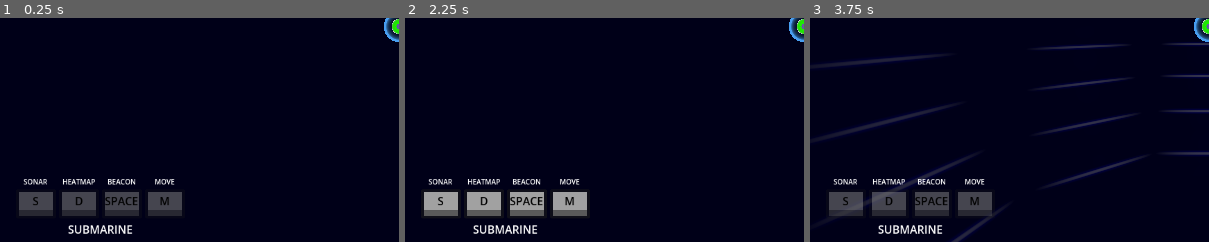
Above: before the commit, frames 1-3 (left to right).
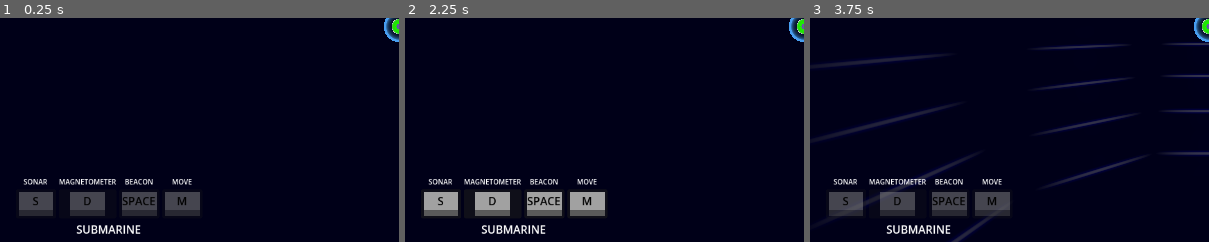
Above: after the commit, the same moments.

Repository: squirrelsoftcompany/LD57
Game: Godot game, scene res://Scenes/test_scene.tscn
Same seed, same stepped clock (60 frames per second), same inputs: the game is played once before the commit and once after it.
Inputs (mouse positions are % of the whole screen's width and height, from its top left):
- Up to frame 1 (0.25 s): no input
- Up to frame 2 (2.25 s): click "H" at 0.5 s; click "H" at 1.25 s; click "H" at 2 s
- Up to frame 3 (3.75 s): click "S" at 2.75 s; tap Enter at 3.5 s; move the mouse to (72, 45) at 3.52 s; tap Space (mi_launch) at 3.6 s; click (72, 45) at 3.67 s
The pictures show only the part of the screen within x 0-50%, y 48-98%; the shares and areas given below are measured in that part.

The runs differ from the first frame. In frame 1, 3.2% of the frame differs, in the area x 14-51%, y 71-97%; in frame 2, 3.3%; in frame 3, 3.2%.
Error after the commit: Invalid assignment of property or key 'multimesh' with value of type 'MultiMesh' on a base object of type 'null instance'. (res://Scripts/Foes/foes_visu.gd:16)

Commit message:
functional magnetometer

Diff:
--- a/Scenes/Foes/mine.tscn
+++ b/Scenes/Foes/mine.tscn
@@ -2,12 +2,12 @@
 
 [ext_resource type="Script" uid="uid://bvrge511tdlao" path="res://Scripts/Foes/mine.gd" id="1_qtsk4"]
 [ext_resource type="Script" uid="uid://dfkgrkkemn2lq" path="res://Scripts/Foes/foes_visu.gd" id="1_tyfw0"]
-[ext_resource type="Material" uid="uid://canc04kko8af6" path="res://Material/mine.tres" id="2_1rt2h"]
+[ext_resource type="Material" uid="uid://dmg37doa3e5j6" path="res://Material/sonar_return.tres" id="2_sw1bi"]
 [ext_resource type="AudioStream" uid="uid://l4a5jgkmlffj" path="res://SFX/Explosion.mp3" id="4_1rt2h"]
 [ext_resource type="Shader" uid="uid://cgnr3y6wl70ya" path="res://Material/Shader/Aura.tres" id="5_sw1bi"]
 
 [sub_resource type="BoxMesh" id="BoxMesh_sw1bi"]
-material = ExtResource("2_1rt2h")
+material = ExtResource("2_sw1bi")
 
 [sub_resource type="MultiMesh" id="MultiMesh_qtsk4"]
 transform_format = 1
@@ -31,10 +31,17 @@
 script = ExtResource("1_qtsk4")
 
 [node name="MultiMeshInstance3D" type="MultiMeshInstance3D" parent="."]
-transform = Transform3D(0.1, 0, 0, 0, 0.1, 0, 0, 0, 0.1, 0, 0, 0)
+transform = Transform3D(0.5, 0, 0, 0, 0.5, 0, 0, 0, 0.5, 0, 0, 0)
+layers = 8
 cast_shadow = 0
 multimesh = SubResource("MultiMesh_qtsk4")
 script = ExtResource("1_tyfw0")
+cube_count = 20
+
+[node name="MultiMeshInstance3D2" type="MultiMeshInstance3D" parent="MultiMeshInstance3D"]
+layers = 4
+cast_shadow = 0
+multimesh = SubResource("MultiMesh_qtsk4")
 
 [node name="Area3D" type="Area3D" parent="." groups=["Mine"]]
 
@@ -46,6 +53,7 @@
 volume_db = -9.0
 
 [node name="Aura" type="MeshInstance3D" parent="."]
+layers = 8
 material_override = SubResource("ShaderMaterial_rphas")
 mesh = SubResource("SphereMesh_ypq41")
 skeleton = NodePath("../MultiMeshInstance3D")
--- a/Scenes/GUI/gui.tscn
+++ b/Scenes/GUI/gui.tscn
@@ -21,6 +21,12 @@
 
 [sub_resource type="Shortcut" id="Shortcut_jtdjp"]
 events = [SubResource("InputEventAction_b4lgj")]
+
+[sub_resource type="InputEventAction" id="InputEventAction_p8y2k"]
+action = &"scan_magnet"
+
+[sub_resource type="Shortcut" id="Shortcut_wfw4l"]
+events = [SubResource("InputEventAction_p8y2k")]
 
 [sub_resource type="InputEventAction" id="InputEventAction_jyhc4"]
 action = &"mi_toggle"
@@ -136,7 +142,8 @@
 [node name="HeatmapButton" parent="Control/VBoxContainer/HBoxContainer" instance=ExtResource("2_gm40n")]
 layout_mode = 2
 key = "D"
-help = "HEATMAP"
+help = "MAGNETOMETER"
+shortcut = SubResource("Shortcut_wfw4l")
 ask_signal_name = "ask_heatmap"
 metadata/_edit_use_anchors_ = true
 
--- a/Scenes/submarine.tscn
+++ b/Scenes/submarine.tscn
@@ -80,10 +80,17 @@
 
 [node name="OmniLight3D" type="OmniLight3D" parent="."]
 light_energy = 2.0
+light_cull_mask = 4294967287
 shadow_enabled = true
+shadow_caster_mask = 4294967287
 omni_range = 50.0
 omni_attenuation = 0.1
 script = ExtResource("3_je60v")
+
+[node name="Magnetometer" type="OmniLight3D" parent="OmniLight3D"]
+light_cull_mask = 4294967291
+shadow_enabled = true
+omni_range = 0.0
 
 [node name="ShaderGlobalsOverride" type="ShaderGlobalsOverride" parent="."]
 params/sonar_layer = Vector2(10, -10)
--- a/Scripts/Autoload/Archive.gd
+++ b/Scripts/Autoload/Archive.gd
@@ -5,8 +5,13 @@
 enum SonarState {
 	SONAR_NONE,
 	SONAR_MINI,
-	SONAR_HUGE,
-	MAGNET
+	SONAR_HUGE
+}
+
+
+enum MagnetState {
+	ON,
+	OFF
 }
 
 
@@ -17,6 +22,7 @@
 	var player_position:Vector3
 	var player_rotation:Vector3
 	var sonar_state := SonarState.SONAR_NONE
+	var magnet_state := MagnetState.OFF
 
 
 signal tp_cleared()
@@ -31,6 +37,7 @@
 	GlobalEventHolder.connect("player_start_moving", func(_x, _y): self._leave_last_timepoint())
 	GlobalEventHolder.connect("player_finish_moving", add_timepoint)
 	GlobalEventHolder.connect("player_finish_scanning", _on_player_finish_scanning)
+	GlobalEventHolder.connect("player_finish_heatmap", _on_player_finish_heatmap)
 	pass
 
 
@@ -38,6 +45,9 @@
 	if sonar_state == Archive.SonarState.SONAR_NONE: return # ignore this one its used only for animation
 	update_last_timepoint_sonar_state(sonar_state)
 
+func _on_player_finish_heatmap(magnet_state: Archive.MagnetState):
+	if magnet_state == Archive.MagnetState.OFF: return # ignore this one its used only for animation
+	update_last_timepoint_magnet_state(magnet_state)
 
 func clear():
 	_archive.clear()
@@ -81,11 +91,18 @@
 
 func update_last_timepoint_sonar_state(sonar_state: Archive.SonarState):
 	if _archive.is_empty():
-		push_error("Trying to update last timepoint but _archive is empty")
+		push_error("Trying to update sonar in last timepoint but _archive is empty")
 		return
 	var back_tp := _archive.back() as TimePoint
 	back_tp.sonar_state = sonar_state
 
+
+func update_last_timepoint_magnet_state(magnet_state: Archive.MagnetState):
+	if _archive.is_empty():
+		push_error("Trying to update magnet in last timepoint but _archive is empty")
+		return
+	var back_tp := _archive.back() as TimePoint
+	back_tp.magnet_state = magnet_state
 
 func get_timepoint_by_index(idx : int) -> TimePoint:
 	if idx < 0:
--- a/Scripts/Autoload/EventHolder.gd
+++ b/Scripts/Autoload/EventHolder.gd
@@ -13,6 +13,9 @@
 #scanner
 signal player_start_scanning(state: Archive.SonarState)
 signal player_finish_scanning(state: Archive.SonarState)
+#heatmap
+signal player_start_heatmap(state: Archive.MagnetState)
+signal player_finish_heatmap(state: Archive.MagnetState)
 #ask
 @warning_ignore("unused_signal")
 signal ask_sonar()
@@ -44,6 +47,7 @@
 var _navigating_archive := false
 var _scanning := false
 var _asking_beacon := false
+var _heatmap := false
 
 
 func CanMove() -> bool: return !_moving and !_navigating_archive and !_scanning and !_asking_beacon
@@ -59,5 +63,7 @@
 	connect("player_quit_navigating_archive", func(_x, _y): _navigating_archive = false)
 	connect("player_start_scanning", func(_x): _scanning = true)
 	connect("player_finish_scanning", func(_x): _scanning = false)
+	connect("player_start_heatmap", func(_x): _heatmap = true)
+	connect("player_finish_heatmap", func(_x): _heatmap = false)
 	connect("ask_beacon_start", func(): _asking_beacon = true)
 	connect("ask_beacon_finish", func(): _asking_beacon = false)
--- a/Scripts/Energy/energyZone.gd
+++ b/Scripts/Energy/energyZone.gd
@@ -7,10 +7,6 @@
 @onready  var timer = $Timer
 @onready  var mesh = $MultiMeshInstance3D
 @onready  var energy_sound = $EnergySound
-
-#func _ready():
-	#GlobalEventHolder.connect("player_start_scanning", _magnet_map)
-	#GlobalEventHolder.connect("player_finish_scanning", _magnet_map)
 
 func used() -> int :
 	if(not charged):
@@ -25,11 +21,3 @@
 func _on_timer_timeout() -> void:
 	charged = true
 	mesh.show()
-
-func _magnet_map(_x:int) -> void:
-	if _x == Archive.SonarState.MAGNET:
-		$Aura.show()
-		$MultiMeshInstance3D.show()
-	else:
-		$Aura.hide()
-		$MultiMeshInstance3D.hide()
--- a/Scripts/Foes/foes_visu.gd
+++ b/Scripts/Foes/foes_visu.gd
@@ -12,6 +12,8 @@
 		var new_position = Transform3D()
 		new_position = new_position.translated(Vector3(randfn(0.0,0.2) * cluster_radius, randfn(0.0,0.2) * cluster_radius, randfn(0.0,0.2) * cluster_radius))
 		multimesh.set_instance_transform(i, new_position)
+	if get_child_count()>0:
+		$MultiMeshInstance3D2.multimesh = multimesh
 
 func _ready():
 	generate_instances()
--- a/Scripts/Foes/mine.gd
+++ b/Scripts/Foes/mine.gd
@@ -12,8 +12,6 @@
 
 func _ready():
 	multimesh.multimesh.mesh.material.set_shader_parameter("DistortionVector", Vector3(1.0,2.0,1.0))
-	#GlobalEventHolder.connect("player_start_scanning", _magnet_map)
-	#GlobalEventHolder.connect("player_finish_scanning", _magnet_map)
 
 func _process(delta):
 	#multimesh.material.set_shader_parameter("DistortionVector", Vector3(2.0,1.0,3.0))
@@ -42,11 +40,3 @@
 
 func is_active():
 	return not _isDisable
-
-func _magnet_map(_x:int) -> void:
-	if _x == Archive.SonarState.MAGNET:
-		$Aura.show()
-		$MultiMeshInstance3D.show()
-	else:
-		$Aura.hide()
-		$MultiMeshInstance3D.hide()
--- a/Scripts/Scanner/sonar.gd
+++ b/Scripts/Scanner/sonar.gd
@@ -5,7 +5,7 @@
 @export var layer_huge_sonar:=Vector2(20, -20)
 @export var range_mini_sonar:= 50.0
 @export var range_huge_sonar:= 100.0
-
+@export var range_magnet := 75
 
 @onready var _shader_globals_override : ShaderGlobalsOverride = $"../ShaderGlobalsOverride"
 
@@ -17,12 +17,14 @@
 	GlobalEventHolder.connect("player_navigate_archive", _on_player_navigate_archive)
 	GlobalEventHolder.connect("player_quit_navigating_archive", _on_player_quit_navigating_moving)
 	GlobalEventHolder.connect("ask_sonar", func(): _animate_huge_sonar(global_position))
+	GlobalEventHolder.connect("ask_heatmap", _animate_magnet)
 	self.omni_range = 0
 	_animate_mini_sonar(global_position)
 
 
 func _on_player_start_moving(_player_position: Vector3, _player_rotation: Vector3):
 	_animate_no_sonar()
+	_animate_no_magnet()
 
 
 func _on_player_finish_moving(player_position: Vector3, _player_rotation: Vector3):
@@ -31,10 +33,12 @@
 
 func _on_player_navigate_archive(_idx: int, tp: Archive.TimePoint):
 	_set_sonar_state(tp.sonar_state, tp.player_position)
+	_set_magnet_state(tp.magnet_state)
 
 
 func _on_player_quit_navigating_moving(_idx: int, tp: Archive.TimePoint):
 	_set_sonar_state(tp.sonar_state, tp.player_position)
+	_set_magnet_state(tp.magnet_state)
 
 
 func _animate_no_sonar():
@@ -73,3 +77,25 @@
 		Archive.SonarState.SONAR_HUGE:
 			self.omni_range = range_huge_sonar
 			_shader_globals_override.set("params/sonar_layer", base_sonar_layer + layer_huge_sonar)
+
+
+func _set_magnet_state(state : Archive.MagnetState):
+	match state :
+		Archive.MagnetState.ON :
+			$Magnetometer.omni_range = range_magnet
+		Archive.MagnetState.OFF :
+			$Magnetometer.omni_range = 0
+
+
+func _animate_no_magnet():
+	GlobalEventHolder.emit_signal.bind("player_start_heatmap", Archive.MagnetState.ON)
+	var tween := get_tree().create_tween()
+	tween.tween_property($Magnetometer, "omni_range",0, 1)
+	tween.tween_callback(GlobalEventHolder.emit_signal.bind("player_finish_heatmap", Archive.MagnetState.OFF))
+
+
+func _animate_magnet():
+	GlobalEventHolder.emit_signal.bind("player_start_heatmap", Archive.MagnetState.ON)
+	var tween := get_tree().create_tween()
+	tween.tween_property($Magnetometer, "omni_range", range_magnet, 1.5)
+	tween.tween_callback(GlobalEventHolder.emit_signal.bind("player_finish_heatmap", Archive.MagnetState.ON))
--- a/project.godot
+++ b/project.godot
@@ -80,6 +80,11 @@
 "events": [Object(InputEventKey,"resource_local_to_scene":false,"resource_name":"","device":0,"window_id":0,"alt_presse …(189 unchanged characters)…
 ]
 }
+scan_magnet={
+"deadzone": 0.2,
+"events": [Object(InputEventKey,"resource_local_to_scene":false,"resource_name":"","device":0,"window_id":0,"alt_pressed":false,"shift_pressed":false,"ctrl_pressed":false,"meta_pressed":false,"pressed":false,"keycode":68,"physical_keycode":0,"key_label":0,"unicode":0,"location":0,"echo":false,"script":null)
+]
+}
 
 [layer_names]
 
Not shown: 1 places in Scenes/GUI/gui.tscn that only renumber resources
